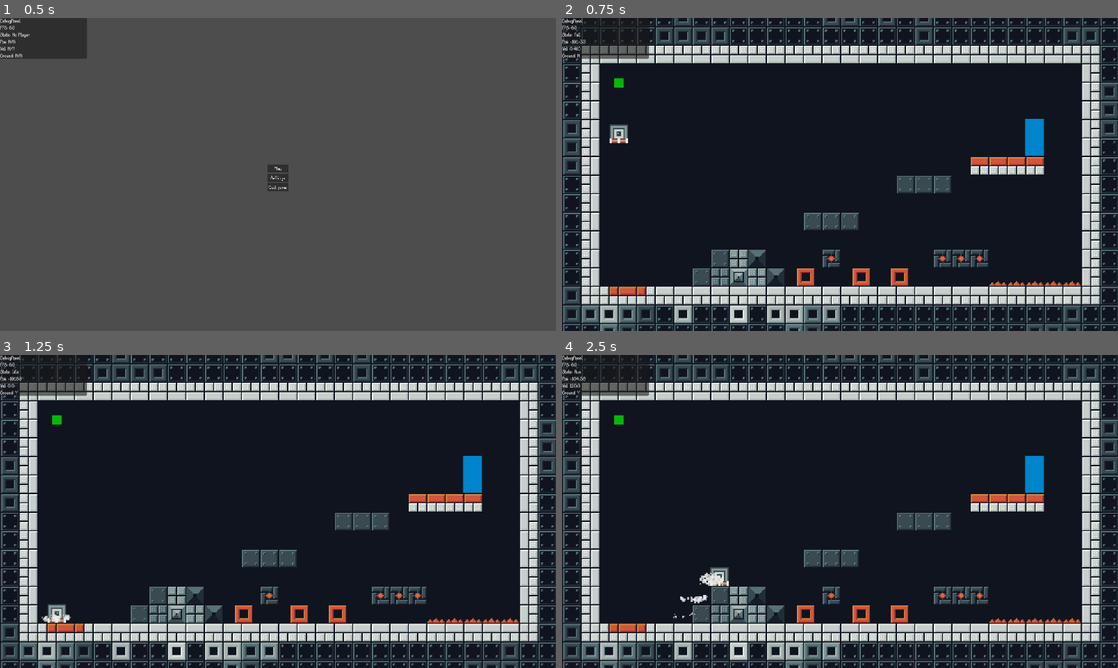
Above: before the commit, frames 1-4 (two rows, left to right).
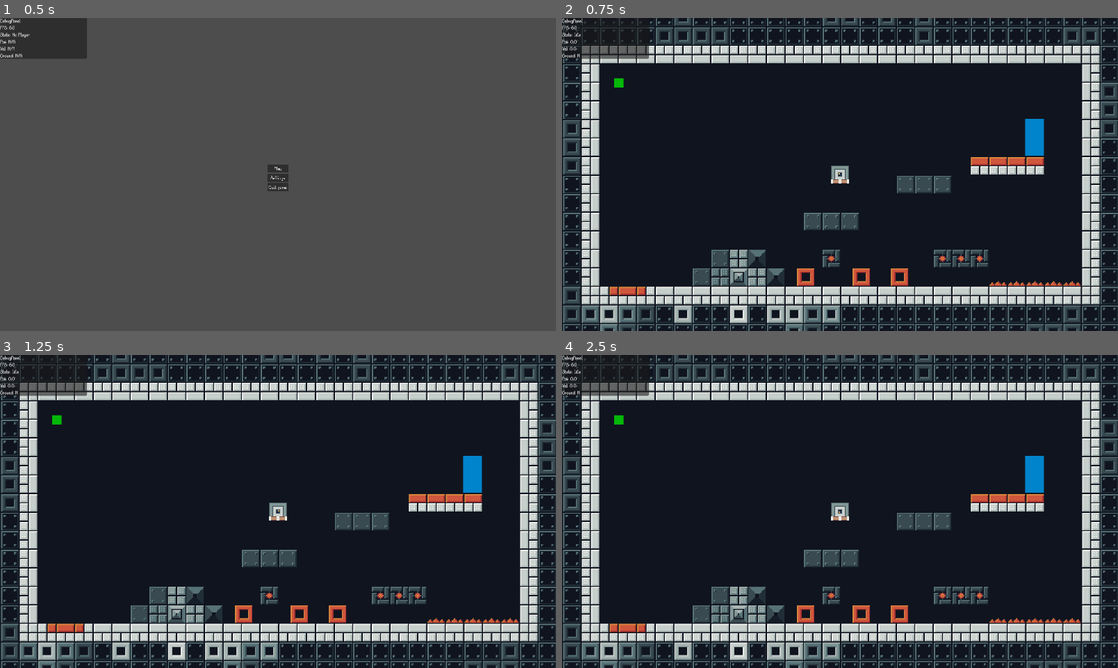
Above: after the commit, the same moments.

Repository: LeZellus/pistonprecision
Game: Godot game, scene res://scenes/worlds/MainScene.tscn
Two runs of this game, one before a commit and one after it. Both use one fixed random seed, a clock stepped at 60 frames per second and the inputs below.
Inputs:
- Up to frame 1 (0.5 s): no input
- Up to frame 2 (0.75 s): click "Play" at 0.5 s
- Up to frame 3 (1.25 s): no input
- Up to frame 4 (2.5 s): tap Enter at 1.25 s; hold Space (jump) 1.28-2.03 s; hold D (move_right) from 1.28 s (still down); tap Space (jump) at 2.1, 2.27 s

Frame 1 is identical in both runs. In frame 2, 0.4% of the frame differs, in the area x 1-52%, y 4-53%; in frame 3, 0.4%; in frame 4, 0.6%, in the area x 1-52%, y 4-85%.
Error after the commit: Invalid call. Nonexistent function '_connect_player_signals' in base 'Node (GameManager.gd)'. (res://scripts/GameLevel.gd:82)

Commit message:
remove death zone + respawn

Diff:
--- a/scenes/effects/particles/DeathParticle.gd
+++ /dev/null
@@ -1,71 +0,0 @@
-# scripts/player/particles/DeathParticle.gd
-extends Node2D
-
-signal finished
-
-@onready var animated_sprite: AnimatedSprite2D = $AnimatedSprite2D
-var intensity: float = 1.0
-
-func _ready():
-	pass
-
-func start_effect():
-	# Créer un effet simple si pas d'AnimatedSprite2D
-	if not animated_sprite:
-		_create_simple_effect()
-	else:
-		# Si vous avez une vraie animation
-		if animated_sprite.sprite_frames and animated_sprite.sprite_frames.has_animation("death"):
-			animated_sprite.speed_scale = intensity
-			animated_sprite.play("death")
-			animated_sprite.animation_finished.connect(_on_animation_finished, CONNECT_ONE_SHOT)
-		else:
-			_create_simple_effect()
-
-	# Son d'explosion
-	AudioManager.play_sfx("player/explosion", 0.8)
-
-func _create_simple_effect():
-	"""Crée un effet simple sans AnimatedSprite2D"""
-	# Créer un sprite rouge temporaire
-	var sprite = Sprite2D.new()
-	var texture = ImageTexture.new()
-	var image = Image.create(32, 32, false, Image.FORMAT_RGBA8)
-	image.fill(Color.RED)
-	texture.set_image(image)
-	sprite.texture = texture
-	add_child(sprite)
-
-	# Animation d'explosion avec Tween
-	var tween = create_tween()
-	tween.parallel().tween_property(sprite, "scale", Vector2(3.0, 3.0), 0.5)
-	tween.parallel().tween_property(sprite, "modulate:a", 0.0, 0.5)
-	tween.tween_callback(_on_animation_finished)
-
-func set_intensity(intens: float):
-	intensity = clamp(intens, 0.5, 2.0)
-
-func _on_animation_finished():
-	# Nettoyer les enfants créés (le sprite rouge)
-	for child in get_children():
-		if child is Sprite2D:
-			child.queue_free()
-
-	finished.emit()
-
-func is_finished() -> bool:
-	if animated_sprite and animated_sprite.is_playing():
-		return false
-	return true
-
-# Nouvelle méthode pour nettoyer la particule
-func cleanup():
-	"""Nettoie la particule avant retour au pool"""
-	# Supprimer tous les sprites temporaires
-	for child in get_children():
-		if child is Sprite2D:
-			child.queue_free()
-
-	# Reset des propriétés
-	intensity = 1.0
-	visible = false
--- a/scenes/effects/particles/DeathParticle.tscn
+++ b/scenes/effects/particles/DeathParticle.tscn
@@ -1,7 +1,80 @@
-[gd_scene load_steps=11 format=3 uid="uid://du6k8tyl0wfki"]
+[gd_scene load_steps=11 format=3 uid="uid://cpwyplkmgemen"]
 
-[ext_resource type="Script" path="res://scenes/effects/particles/DeathParticle.gd" id="1_deict"]
 [ext_resource type="Texture2D" uid="uid://b6gj8jpen5e7u" path="res://assets/sprites/player/DeathSpritesheet.png" id="2_t7al5"]
+
+[sub_resource type="GDScript" id="GDScript_xprqw"]
+script/source = "# scripts/player/particles/DeathParticle.gd
+extends Node2D
+
+signal finished
+
+@onready var animated_sprite: AnimatedSprite2D = $AnimatedSprite2D
+var intensity: float = 1.0
+
+func _ready():
+	pass
+
+func start_effect():
+	# Créer un effet simple si pas d'AnimatedSprite2D
+	if not animated_sprite:
+		_create_simple_effect()
+	else:
+		# Si vous avez une vraie animation
+		if animated_sprite.sprite_frames and animated_sprite.sprite_frames.has_animation(\"death\"):
+			animated_sprite.speed_scale = intensity
+			animated_sprite.play(\"death\")
+			animated_sprite.animation_finished.connect(_on_animation_finished, CONNECT_ONE_SHOT)
+		else:
+			_create_simple_effect()
+
+	# Son d'explosion
+	AudioManager.play_sfx(\"player/explosion\", 0.8)
+
+func _create_simple_effect():
+	\"\"\"Crée un effet simple sans AnimatedSprite2D\"\"\"
+	# Créer un sprite rouge temporaire
+	var sprite = Sprite2D.new()
+	var texture = ImageTexture.new()
+	var image = Image.create(32, 32, false, Image.FORMAT_RGBA8)
+	image.fill(Color.RED)
+	texture.set_image(image)
+	sprite.texture = texture
+	add_child(sprite)
+
+	# Animation d'explosion avec Tween
+	var tween = create_tween()
+	tween.parallel().tween_property(sprite, \"scale\", Vector2(3.0, 3.0), 0.5)
+	tween.parallel().tween_property(sprite, \"modulate:a\", 0.0, 0.5)
+	tween.tween_callback(_on_animation_finished)
+
+func set_intensity(intens: float):
+	intensity = clamp(intens, 0.5, 2.0)
+
+func _on_animation_finished():
+	# Nettoyer les enfants créés (le sprite rouge)
+	for child in get_children():
+		if child is Sprite2D:
+			child.queue_free()
+
+	finished.emit()
+
+func is_finished() -> bool:
+	if animated_sprite and animated_sprite.is_playing():
+		return false
+	return true
+
+# Nouvelle méthode pour nettoyer la particule
+func cleanup():
+	\"\"\"Nettoie la particule avant retour au pool\"\"\"
+	# Supprimer tous les sprites temporaires
+	for child in get_children():
+		if child is Sprite2D:
+			child.queue_free()
+
+	# Reset des propriétés
+	intensity = 1.0
+	visible = false
+"
 
 [sub_resource type="AtlasTexture" id="AtlasTexture_fbm16"]
 atlas = ExtResource("2_t7al5")
@@ -62,7 +135,7 @@
 
 [node name="DeathParticle" type="Node2D"]
 z_index = 50
-script = ExtResource("1_deict")
+script = SubResource("GDScript_xprqw")
 
 [node name="AnimatedSprite2D" type="AnimatedSprite2D" parent="."]
 sprite_frames = SubResource("SpriteFrames_rd7n1")
--- a/scenes/effects/particles/JumpParticle.tscn
+++ b/scenes/effects/particles/JumpParticle.tscn
@@ -1,6 +1,6 @@
 [gd_scene load_steps=10 format=3 uid="uid://dtv4d02f10rqa"]
 
-[ext_resource type="Script" path="res://scenes/effects/particles/JumpParticle.gd" id="1_j64og"]
+[ext_resource type="Script" path="res://scripts/player/particles/JumpParticle.gd" id="1_j64og"]
 [ext_resource type="Texture2D" uid="uid://blkq52jtyj0jg" path="res://assets/sprites/player/Jump/JumpParticle.png" id="2_pc6o6"]
 
 [sub_resource type="AtlasTexture" id="AtlasTexture_g0wn5"]
--- a/scenes/objects/DeathZone.tscn
+++ b/scenes/objects/DeathZone.tscn
@@ -1,12 +1,75 @@
-[gd_scene load_steps=3 format=3 uid="uid://ylt41ox5quua"]
+[gd_scene load_steps=3 format=3 uid="uid://bkpe8mkw3epqq"]
 
-[ext_resource type="Script" path="res://scripts/objects/DeathZone.gd" id="1_srtck"]
+[sub_resource type="GDScript" id="GDScript_ikqa8"]
+script/source = "# scripts/objects/DeathZone.gd
+extends Area2D
+class_name DeathZone
+
+var death_triggered: bool = false
+
+func _ready():
+	body_entered.connect(_on_body_entered)
+	body_exited.connect(_on_body_exited)
+
+	# Configuration des layers pour éviter les conflits
+	collision_layer = 0
+	collision_mask = 1  # Layer du joueur
+
+func _on_body_entered(body: Node2D):
+	# Debug
+	print(\"DeathZone: Corps entré - \", body.name, \" à la position \", body.global_position)
+	print(\"DeathZone position: \", global_position)
+
+	# Vérifications de sécurité
+	if not body.is_in_group(\"player\"):
+		return
+
+	if not body.has_method(\"trigger_death\") or not body.has_method(\"is_player_dead\"):
+		push_warning(\"DeathZone: Le joueur n'a pas les méthodes de mort requises\")
+		return
+
+	# Vérifier que le joueur n'est pas déjà mort ou en immunité
+	if body.is_player_dead():
+		print(\"DeathZone: Joueur déjà mort, ignoré\")
+		return
+
+	# Vérifier l'immunité de transition
+	if body.has_method(\"has_transition_immunity\") and body.has_transition_immunity():
+		print(\"DeathZone: Joueur en immunité, ignoré\")
+		return
+
+	# Éviter les déclenchements multiples
+	if death_triggered:
+		print(\"DeathZone: Déjà déclenché, ignoré\")
+		return
+
+	death_triggered = true
+
+	print(\"DeathZone: Déclenchement de la mort!\")
+
+	# Déclencher la mort du joueur de manière différée pour éviter les conflits de collision
+	body.call_deferred(\"trigger_death\")
+
+	# Notifier le GameManager pour les statistiques
+	call_deferred(\"_notify_game_manager\")
+
+func _on_body_exited(body: Node2D):
+	if body.is_in_group(\"player\"):
+		# Reset le flag quand le joueur sort de la zone
+		death_triggered = false
+
+func _notify_game_manager():
+	\"\"\"Notifie le GameManager de la mort du joueur pour les stats\"\"\"
+	var game_manager = get_node(\"/root/GameManager\")
+	if game_manager and game_manager.has_signal(\"player_died\"):
+		game_manager.player_died.emit()
+"
 
 [sub_resource type="RectangleShape2D" id="RectangleShape2D_7k17y"]
 
 [node name="DeathZone" type="Area2D"]
 z_index = 50
-script = ExtResource("1_srtck")
+script = SubResource("GDScript_ikqa8")
 
 [node name="CollisionShape2D" type="CollisionShape2D" parent="."]
 shape = SubResource("RectangleShape2D_7k17y")
--- a/scenes/player/Player.tscn
+++ b/scenes/player/Player.tscn
@@ -9,7 +9,6 @@
 [ext_resource type="Script" path="res://scripts/player/states/FallState.gd" id="7_lwr6x"]
 [ext_resource type="Script" path="res://scripts/player/states/WallSlideState.gd" id="8_6g2hb"]
 [ext_resource type="Script" path="res://scripts/player/states/DashState.gd" id="9_ek2xh"]
-[ext_resource type="Script" path="res://scripts/player/states/DeathState.gd" id="10_1jogw"]
 
 [sub_resource type="RectangleShape2D" id="RectangleShape2D_iwv1m"]
 size = Vector2(15, 15)
@@ -47,6 +46,3 @@
 
 [node name="DashState" type="Node" parent="StateMachine"]
 script = ExtResource("9_ek2xh")
-
-[node name="DeathState" type="Node" parent="StateMachine"]
-script = ExtResource("10_1jogw")
--- a/scenes/worlds/world_01/room_01.tscn
+++ b/scenes/worlds/world_01/room_01.tscn
@@ -8,7 +8,6 @@
 [ext_resource type="TileSet" uid="uid://djdhs2mj0yrle" path="res://resources/level_data/TilesetGround2.tres" id="5_jdayx"]
 [ext_resource type="PackedScene" uid="uid://pu42l8l3bunb" path="res://scenes/objects/Door.tscn" id="6_eerqf"]
 [ext_resource type="PackedScene" uid="uid://baocy14u3yxvg" path="res://scenes/objects/LayerTraps.tscn" id="7_3dmaq"]
-[ext_resource type="PackedScene" uid="uid://ylt41ox5quua" path="res://scenes/objects/DeathZone.tscn" id="7_pnsws"]
 [ext_resource type="Script" path="res://scripts/utilities/CameraController.gd" id="9_st4ct"]
 
 [node name="Room01" type="Node2D"]
@@ -42,9 +41,6 @@
 [node name="Door" parent="." instance=ExtResource("6_eerqf")]
 position = Vector2(168, -32)
 
-[node name="DeathZone" parent="." instance=ExtResource("7_pnsws")]
-position = Vector2(168, 93)
-
 [node name="Camera2D2" type="Camera2D" parent="."]
 zoom = Vector2(4, 4)
 script = ExtResource("9_st4ct")
--- a/scenes/worlds/world_01/room_02.tscn
+++ b/scenes/worlds/world_01/room_02.tscn
@@ -1,6 +1,5 @@
-[gd_scene load_steps=8 format=4 uid="uid://c38acy50fcdcs"]
+[gd_scene load_steps=7 format=4 uid="uid://c38acy50fcdcs"]
 
-[ext_resource type="PackedScene" uid="uid://ylt41ox5quua" path="res://scenes/objects/DeathZone.tscn" id="1_4t6b3"]
 [ext_resource type="PackedScene" uid="uid://dyecypjdxwrmg" path="res://scenes/objects/LayerBackground.tscn" id="1_c20re"]
 [ext_resource type="PackedScene" uid="uid://bt8bvgcp2hvdk" path="res://scenes/objects/LayerGround.tscn" id="2_abstl"]
 [ext_resource type="PackedScene" uid="uid://dqimbr7lydigd" path="res://scenes/objects/LayerWalls.tscn" id="3_dykpx"]
@@ -9,9 +8,6 @@
 [ext_resource type="PackedScene" uid="uid://0hhkm4tctscq" path="res://scenes/objects/SpawnPoint.tscn" id="6_vdq8j"]
 
 [node name="Room02" type="Node2D"]
-
-[node name="DeathZone" parent="." instance=ExtResource("1_4t6b3")]
-position = Vector2(71, 51)
 
 [node name="TileMapLayer" type="Node" parent="."]
 
--- a/scripts/managers/GameManager.gd
+++ b/scripts/managers/GameManager.gd
@@ -5,28 +5,20 @@
 	MENU,
 	PLAYING,
 	PAUSED,
-	GAME_OVER,
 	LEVEL_TRANSITION
 }
 
 # === SIGNALS ===
 signal state_changed(new_state: GameState)
 signal level_completed(level_name: String)
-signal player_died
 signal checkpoint_reached(checkpoint_id: String)
-signal respawn_completed
 
 # === GAME DATA ===
 var current_state: GameState = GameState.MENU
 var current_level: String = ""
 var current_checkpoint: String = ""
-var deaths_count: int = 0
 var level_time: float = 0.0
 var total_time: float = 0.0
-
-# === RESPAWN HANDLING ===
-var respawn_delay: float = 1.0
-var is_respawning: bool = false
 
 # === LEVEL PROGRESSION ===
 var completed_levels: Array[String] = []
@@ -39,54 +31,15 @@
 func _ready():
 	process_mode = Node.PROCESS_MODE_ALWAYS
 	load_game_data()
-	_connect_player_signals()
-
-func _connect_player_signals():
-	# Connecter aux signaux du joueur quand il est créé
-	var player = get_tree().get_first_node_in_group("player")
-	if player:
-		_setup_player_connections(player)
-
-func _setup_player_connections(player: Node):
-	# Connecter au signal de mort du DeathState
-	var death_state = player.state_machine.get_node("DeathState")
-	if death_state and death_state.has_signal("death_animation_finished"):
-		death_state.death_animation_finished.connect(_on_player_death_animation_finished)
 
 func _process(delta):
 	if current_state == GameState.PLAYING:
 		level_time += delta
 		total_time += delta
 
-		# DEBUG: Envoyer des métriques au debug manager
 		var debug_manager = get_node("/root/DebugManager") if has_node("/root/DebugManager") else null
 		if debug_manager:
-			debug_manager.add_custom_info("GAME", "Deaths", str(deaths_count))
 			debug_manager.add_custom_info("GAME", "Current Level", current_level)
-
-# === DEATH & RESPAWN HANDLING ===
-func _on_player_death_animation_finished():
-	print("=== GAMEMANAGER: Animation de mort terminée ===")
-
-	if is_respawning:
-		return
-
-	is_respawning = true
-	deaths_count += 1
-	player_died.emit()
-
-	# Attendre un peu plus pour que le DeathState se termine proprement
-	await get_tree().create_timer(0.1).timeout
-
-	# Attendre le délai de respawn
-	await get_tree().create_timer(respawn_delay).timeout
-
-	# Déclencher le respawn
-	print("=== GAMEMANAGER: Déclenchement du respawn ===")
-	SceneManager.respawn_player()
-
-	is_respawning = false
-	respawn_completed.emit()
 
 # === STATE MANAGEMENT ===
 func change_state(new_state: GameState):
@@ -109,18 +62,15 @@
 	current_level = level_name
 	current_checkpoint = ""
 	level_time = 0.0
-	deaths_count = 0  # Reset des morts pour le niveau
 	change_state(GameState.PLAYING)
 
 func complete_level():
 	if current_level.is_empty():
 		return
 
-	# Update best time
 	if not best_times.has(current_level) or level_time < best_times[current_level]:
 		best_times[current_level] = level_time
 
-	# Mark as completed
 	if not current_level in completed_levels:
 		completed_levels.append(current_level)
 
--- a/scripts/managers/ParticleManager.gd
+++ b/scripts/managers/ParticleManager.gd
@@ -9,7 +9,6 @@
 	"dust": preload("res://scenes/effects/particles/DustParticle.tscn"),
 	"jump": preload("res://scenes/effects/particles/JumpParticle.tscn"),
 	"run": preload("res://scenes/effects/particles/RunParticle.tscn"),
-	"death": preload("res://scenes/effects/particles/DeathParticle.tscn")
 }
 
 # === POOL SETTINGS ===
@@ -17,7 +16,6 @@
 	"dust": 15,
 	"jump": 8,
 	"run": 10,
-	"death": 5
 }
 
 func _ready():
@@ -48,11 +46,6 @@
 func emit_dust(position: Vector2, direction: float = 0.0, follow_target: Node2D = null):
 	var params = {"direction": direction}
 	_emit_particle("dust", position, params)
-
-func emit_death(position: Vector2, intensity: float = 1.0) -> Node:
-	var params = {"intensity": intensity}
-	var death_particle = _emit_particle("death", position, params)
-	return death_particle
 
 func _emit_particle(type: String, pos: Vector2, params: Dictionary):
 	var particle = _get_available_particle(type)
--- a/scripts/managers/SceneManager.gd
+++ b/scripts/managers/SceneManager.gd
@@ -77,34 +77,7 @@
 	if player and is_instance_valid(player):
 		world_container.move_child(player, -1)
 
-		var spawn_pos = _get_spawn_position(spawn_id)
-		player.global_position = spawn_pos
 		player.velocity = Vector2.ZERO
-
-# === RESPAWN SIMPLIFIÉ ===
-func respawn_player():
-	"""Respawn du joueur après une mort - méthode unique et claire"""
-	if not player or not is_instance_valid(player):
-		push_error("Aucun joueur à respawn")
-		return
-
-	print("=== SCENEMANAGER: Début du respawn ===")
-
-	# Reset du joueur AVANT de le repositionner
-	await player.reset_for_respawn()
-
-	# Attendre une frame pour que la physique se mette à jour
-	await player.get_tree().physics_frame
-
-	# Repositionner au spawn par défaut
-	var spawn_pos = _get_spawn_position("default")
-	print("=== SCENEMANAGER: Position de spawn trouvée : ", spawn_pos, " ===")
-
-	# Forcer la position
-	player.global_position = spawn_pos
-	player.velocity = Vector2.ZERO
-
-	print("=== SCENEMANAGER: Joueur respawn à : ", player.global_position, " ===")
 
 # === TRANSITIONS ===
 func transition_to_room(target_room_id: String, spawn_id: String = "default"):
@@ -129,32 +102,6 @@
 	if player and is_instance_valid(player) and spawn_id != "default" and not player.is_player_dead():
 		player.velocity = preserved_velocity
 
-func _get_spawn_position(spawn_id: String = "default") -> Vector2:
-	"""Trouve la position d'un spawn dans la salle actuelle"""
-	if not current_room_node:
-		return Vector2(0, 96)  # Position de secours
-
-	# 1. Chercher le SpawnPoint avec l'ID demandé
-	var spawn_points = current_room_node.get_children().filter(
-		func(node): return node.is_in_group("spawn_points")
-	)
-
-	for spawn in spawn_points:
-		if spawn.spawn_id == spawn_id:
-			return spawn.global_position
-
-	# 2. Chercher le spawn par défaut
-	for spawn in spawn_points:
-		if spawn.is_default_spawn:
-			return spawn.global_position
-
-	# 3. Prendre le premier spawn trouvé
-	if spawn_points.size() > 0:
-		return spawn_points[0].global_position
-
-	# 4. Position de secours
-	return Vector2(0, 96)
-
 # === CLEANUP METHOD ===
 func cleanup_world():
 	"""Nettoie tout le contenu du monde (salles + joueur)"""
--- a/scripts/objects/DeathZone.gd
+++ /dev/null
@@ -1,62 +0,0 @@
-# scripts/objects/DeathZone.gd
-extends Area2D
-class_name DeathZone
-
-var death_triggered: bool = false
-
-func _ready():
-	body_entered.connect(_on_body_entered)
-	body_exited.connect(_on_body_exited)
-
-	# Configuration des layers pour éviter les conflits
-	collision_layer = 0
-	collision_mask = 1  # Layer du joueur
-
-func _on_body_entered(body: Node2D):
-	# Debug
-	print("DeathZone: Corps entré - ", body.name, " à la position ", body.global_position)
-	print("DeathZone position: ", global_position)
-
-	# Vérifications de sécurité
-	if not body.is_in_group("player"):
-		return
-
-	if not body.has_method("trigger_death") or not body.has_method("is_player_dead"):
-		push_warning("DeathZone: Le joueur n'a pas les méthodes de mort requises")
-		return
-
-	# Vérifier que le joueur n'est pas déjà mort ou en immunité
-	if body.is_player_dead():
-		print("DeathZone: Joueur déjà mort, ignoré")
-		return
-
-	# Vérifier l'immunité de transition
-	if body.has_method("has_transition_immunity") and body.has_transition_immunity():
-		print("DeathZone: Joueur en immunité, ignoré")
-		return
-
-	# Éviter les déclenchements multiples
-	if death_triggered:
-		print("DeathZone: Déjà déclenché, ignoré")
-		return
-
-	death_triggered = true
-
-	print("DeathZone: Déclenchement de la mort!")
-
-	# Déclencher la mort du joueur de manière différée pour éviter les conflits de collision
-	body.call_deferred("trigger_death")
-
-	# Notifier le GameManager pour les statistiques
-	call_deferred("_notify_game_manager")
-
-func _on_body_exited(body: Node2D):
-	if body.is_in_group("player"):
-		# Reset le flag quand le joueur sort de la zone
-		death_triggered = false
-
-func _notify_game_manager():
-	"""Notifie le GameManager de la mort du joueur pour les stats"""
-	var game_manager = get_node("/root/GameManager")
-	if game_manager and game_manager.has_signal("player_died"):
-		game_manager.player_died.emit()
--- a/scripts/player/Player.gd
+++ b/scripts/player/Player.gd
@@ -22,15 +22,10 @@
 var piston_direction: PistonDirection = PistonDirection.DOWN
 
 var transition_immunity_timer: float = 0.0
-const TRANSITION_IMMUNITY_TIME = 0.1
 
 # === PHYSICS CACHE ===
 var was_grounded: bool = false
 var wall_jump_timer: float = 0.0
-
-# === DEATH STATE ===
-var is_dead: bool = false
-var death_explosion: Node = null
 
 # === CONSTANTS ===
 const WALL_JUMP_GRACE_TIME: float = 0.15
@@ -61,8 +56,7 @@
 			InputManager.push_requested.connect(_on_push_requested)
 
 func _unhandled_input(event: InputEvent):
-	if not is_dead:
-		state_machine.process_input(event)
+	state_machine.process_input(event)
 
 # === WALL DETECTION ===
 func can_wall_slide() -> bool:
@@ -70,16 +64,13 @@
 
 # === ROTATION & PUSH ===
 func _on_rotate_left():
-	if not is_dead:
-		actions_component.rotate_piston(-1)
+	actions_component.rotate_piston(-1)
 
 func _on_rotate_right():
-	if not is_dead:
-		actions_component.rotate_piston(1)
+	actions_component.rotate_piston(1)
 
 func _on_push_requested():
-	if not is_dead:
-		actions_component.execute_push()
+	actions_component.execute_push()
 
 func _setup_detectors():
 	ground_detector = GroundDetector.new(self)
@@ -95,42 +86,3 @@
 	add_child(physics_component)
 	add_child(actions_component)
 	add_child(controller)
-
-func start_room_transition():
-	transition_immunity_timer = TRANSITION_IMMUNITY_TIME
-
-func trigger_death():
-	if is_player_dead():
-		return
-
-	print("=== PLAYER: Déclenchement de la mort ===")
-	# Simple transition vers DeathState
-	state_machine.change_state(state_machine.get_node("DeathState"))
-
-func is_player_dead() -> bool:
-	return state_machine.current_state is DeathState
-
-func reset_for_respawn():
-	"""Remet le joueur dans un état propre pour le respawn"""
-	print("=== PLAYER: Reset pour respawn ===")
-
-	# Réactiver le joueur
-	set_physics_process(true)
-	collision_shape.disabled = false
-	is_dead = false
-
-	# Reset visuel avec fade-in
-	sprite.visible = true
-	sprite.modulate.a = 0.0
-
-	var tween = create_tween()
-	tween.tween_property(sprite, "modulate:a", 1.0, 0.3)
-
-	# Reset states
-	piston_direction = PistonDirection.DOWN
-	sprite.rotation_degrees = 0
-
-	# Transition vers IdleState
-	if state_machine and state_machine.has_node("IdleState"):
-		print("JE PAAAAAAAAAAAAAAAAAAAAAAAAAAAAAAAAAAAAAAAAAAAAAAASSSSSSZE")
-		state_machine.change_state(state_machine.get_node("IdleState"))
--- a/scripts/player/states/DeathState.gd
+++ /dev/null
@@ -1,56 +0,0 @@
-class_name DeathState
-extends State
-
-signal death_animation_finished
-
-var death_explosion: Node = null
-var death_complete: bool = false
-
-func _ready() -> void:
-	animation_name = ""
-
-func enter() -> void:
-	print("=== ENTREE DEATH STATE ===")
-	death_complete = false
-
-	# Désactiver la physique immédiatement
-	parent.set_physics_process(false)
-	parent.collision_shape.disabled = true
-	parent.sprite.visible = false
-	parent.is_dead = true
-
-	# Créer l'explosion
-	death_explosion = ParticleManager.emit_death(parent.global_position, 1.5)
-	if death_explosion and death_explosion.has_signal("finished"):
-		death_explosion.finished.connect(_on_explosion_finished, CONNECT_ONE_SHOT)
-
-	# Shake caméra
-	if parent.camera:
-		parent.camera.shake(8.0, 0.3)
-
-func process_physics(_delta: float) -> State:
-	# Pas de physique pendant la mort
-	return null
-
-func _on_explosion_finished():
-	print("=== EXPLOSION TERMINEE ===")
-
-	# Nettoyer la particule
-	if death_explosion and is_instance_valid(death_explosion):
-		death_explosion.visible = false
-		if death_explosion.has_method("cleanup"):
-			death_explosion.cleanup()
-
-	# Marquer comme terminé
-	death_complete = true
-
-	print("=== DEATH STATE: Prêt pour le respawn ===")
-
-	# Signal que l'animation de mort est terminée
-	death_animation_finished.emit()
-
-func exit() -> void:
-	print("=== SORTIE DEATH STATE ===")
-	death_explosion = null
-	death_complete = false
-	# Le reset du joueur se fera APRÈS la sortie complète
--- a/scripts/player/states/StateTransitions.gd
+++ b/scripts/player/states/StateTransitions.gd
@@ -1,13 +1,8 @@
 class_name StateTransitions
 
-# Système centralisé de transitions - plus de duplication !
 static func get_next_state(current_state: State, player: Player, delta: float) -> State:
 
-	# === PRIORITÉ 1 : Mort ===
-	if _should_die(player):
-		return current_state.get_node("../DeathState")
-
-	# === PRIORITÉ 2 : Transitions spéciales selon l'état actuel ===
+	# === TRANSITIONS selon l'état actuel ===
 	if current_state is IdleState or current_state is RunState:
 		return _handle_ground_states(current_state, player, delta)
 	elif current_state is JumpState or current_state is FallState:
@@ -18,10 +13,6 @@
 		return null  # DashState gère ses propres transitions
 
 	return null
-
-static func _should_die(player: Player) -> bool:
-	# Logique de mort centralisée ici si besoin
-	return false
 
 static func _handle_ground_states(current_state: State, player: Player, _delta: float) -> State:
 	# Quitter le sol ?
Not shown: 1 places in scenes/player/Player.tscn that only renumber resources
Not shown: 1 places in scenes/worlds/world_01/room_01.tscn that only renumber resources
Renamed: scenes/effects/particles/JumpParticle.gd -> scripts/player/particles/JumpParticle.gd
